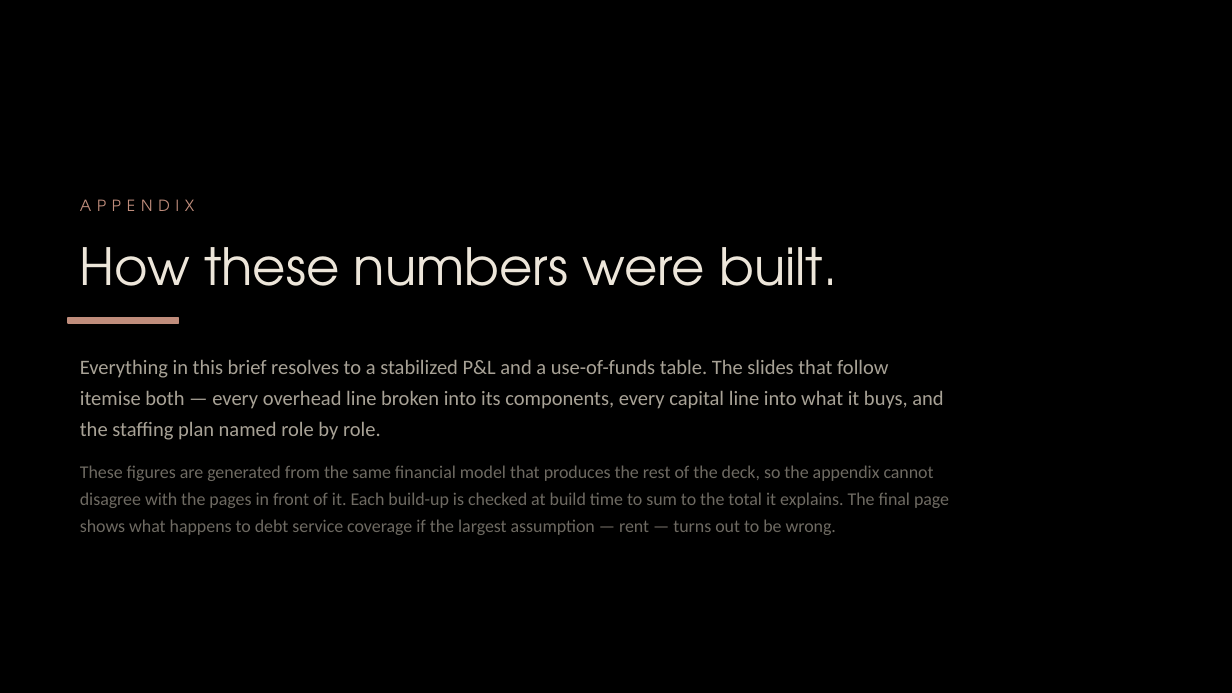
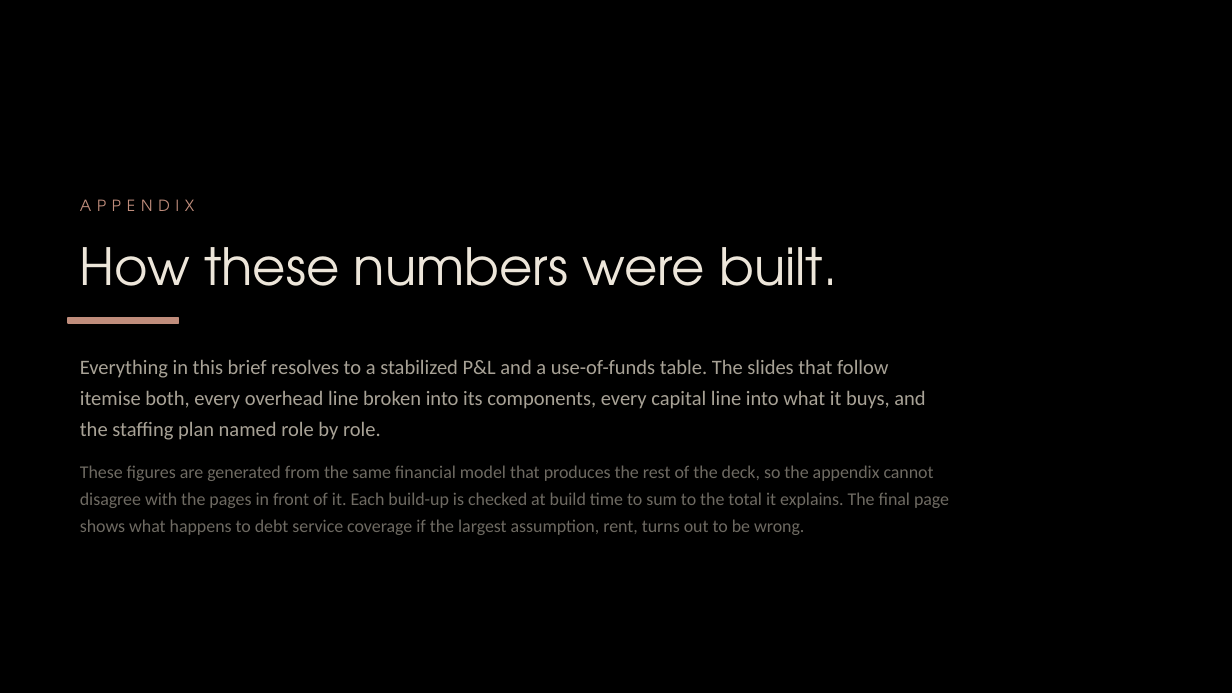
Before and after one commit to apexalpha811/2mil_ample, a slide deck: slide 26 of 1.5mil_ample.pptx (slide 25 before the commit). Drawn at 1232x693 pixels with LibreOffice and Linux fonts; fonts in the diff are those of the drawing. Boxes give left, top, right and bottom in pixels: in the first picture for what was removed or moved away, otherwise in the second. Text is boxed around its words. In the diff, an @@ line names an element or a change of style, - is before the commit and + after.

```diff
--- a/1.5mil_ample.pptx
+++ b/1.5mil_ample.pptx
@@ text at box(80, 359, 925, 440): text changed @@
-Everything in this brief resolves to a stabilized P&L and a use-of-funds table. The slides that follow itemise both — every overhead line broken into its components, every capital line into what it buys, and the staffing plan named role by role.
+Everything in this brief resolves to a stabilized P&L and a use-of-funds table. The slides that follow itemise both, every overhead line broken into its components, every capital line into what it buys, and the staffing plan named role by role.
@@ text at box(80, 465, 949, 535): text changed @@
-These figures are generated from the same financial model that produces the rest of the deck, so the appendix cannot disagree with the pages in front of it. Each build-up is checked at build time to sum to the total it explains. The final page shows what happens to debt service coverage if the largest assumption — rent — turns out to be wrong.
+These figures are generated from the same financial model that produces the rest of the deck, so the appendix cannot disagree with the pages in front of it. Each build-up is checked at build time to sum to the total it explains. The final page shows what happens to debt service coverage if the largest assumption, rent, turns out to be wrong.
```
Also in this commit, not shown: 30 other slides changed, 1 slide added, 5 other files.
